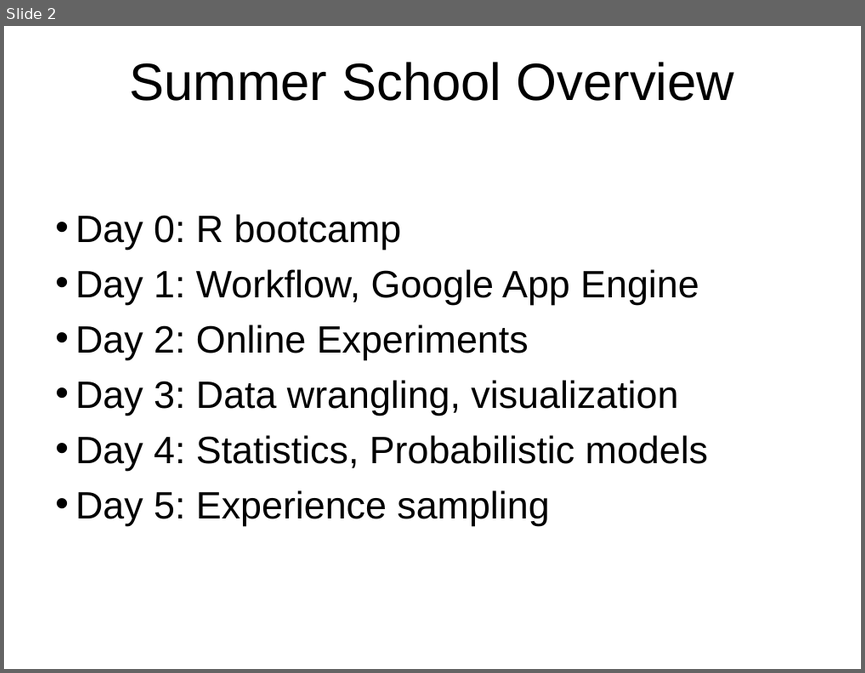
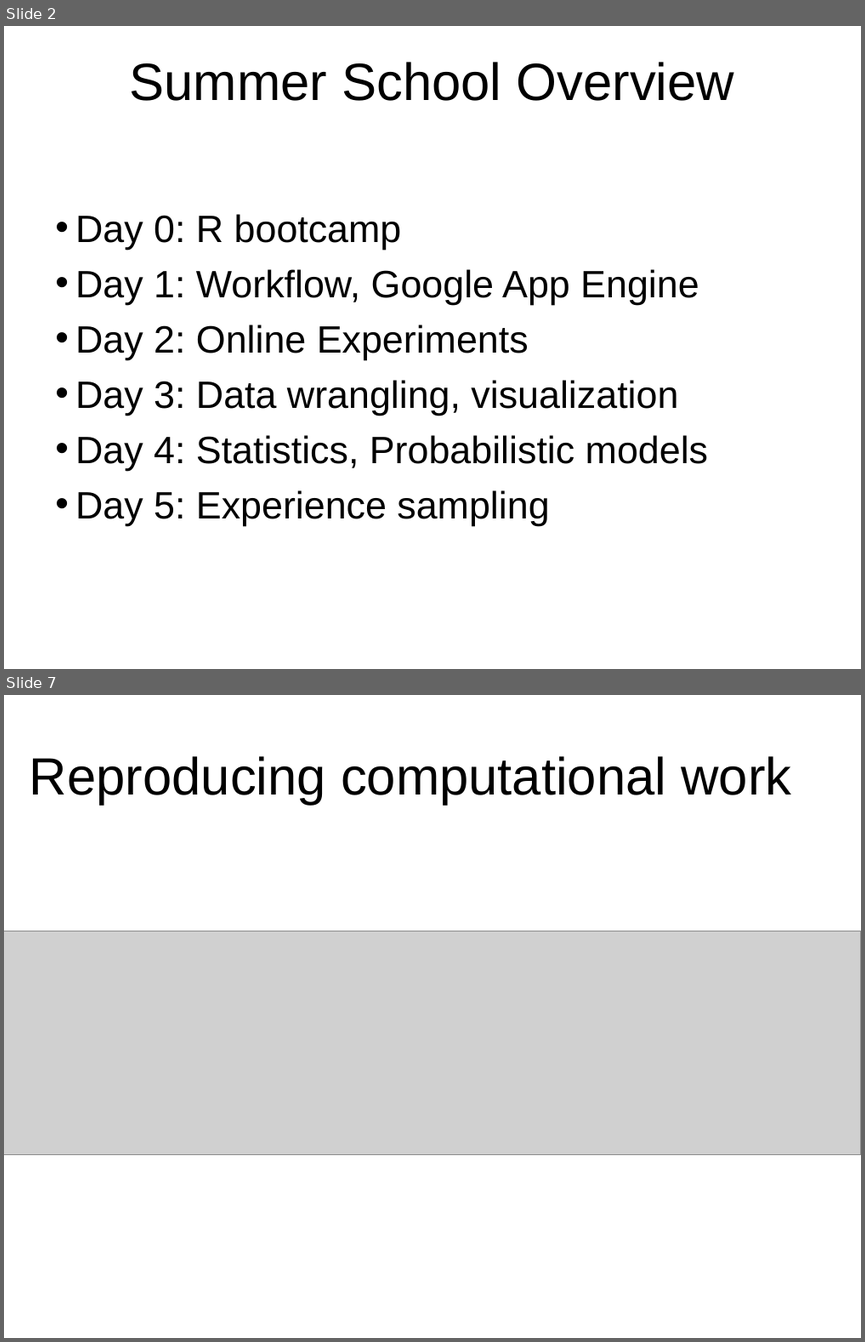
Before and after one commit to cskemp/chdss2019_content, a slide deck: day1/slides/part1_git.ppt. Shown one above the other, each under a label of ours: slide 2 before the commit, slides 2 and 7 after it; the slides between them are not shown. The pictures are 865x673 and 865x1342 pixels, drawn with LibreOffice and Linux fonts; fonts in the diff are those of the drawing; grey boxes stand for pictures. Boxes give left, top, right and bottom in pixels: in the first picture for what was removed or moved away, otherwise in the second. Text is boxed around its words. In the diff, an @@ line names an element or a change of style, - is before the commit and + after.

```diff
--- a/day1/slides/part1_git.ppt
+++ b/day1/slides/part1_git.ppt
@@ slide 7 added at [4, 695, 861, 1338], background #FFFFFF @@
@@ title added at [30, 756, 791, 805], 44 pt, text #000000 @@
+Reproducing computational work
@@ picture added at [4, 930, 861, 1155] @@
```
Also in this commit, not shown: 2 slides changed, 12 other slides added, 4 slides removed, 4 other files.
